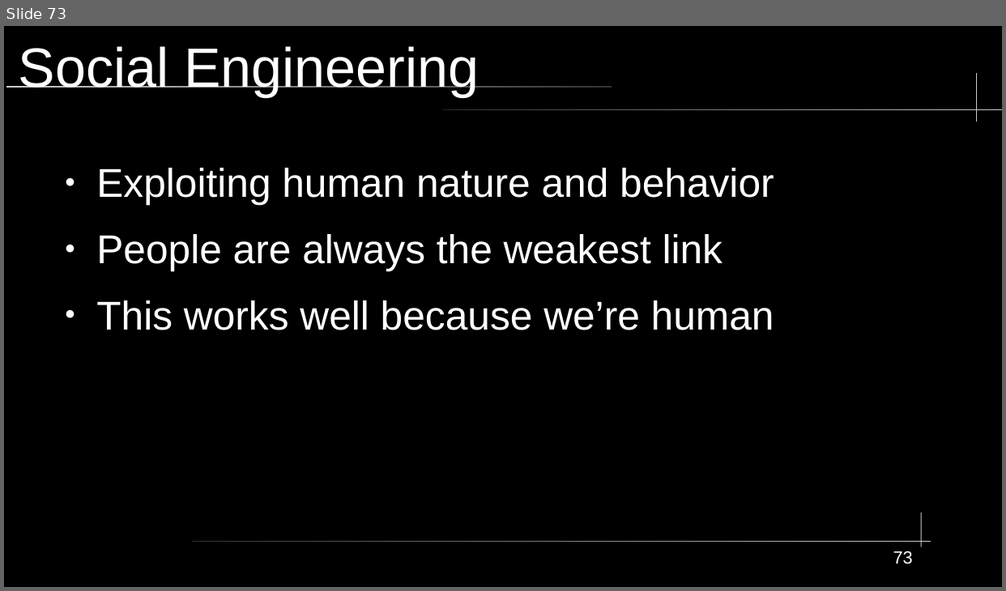
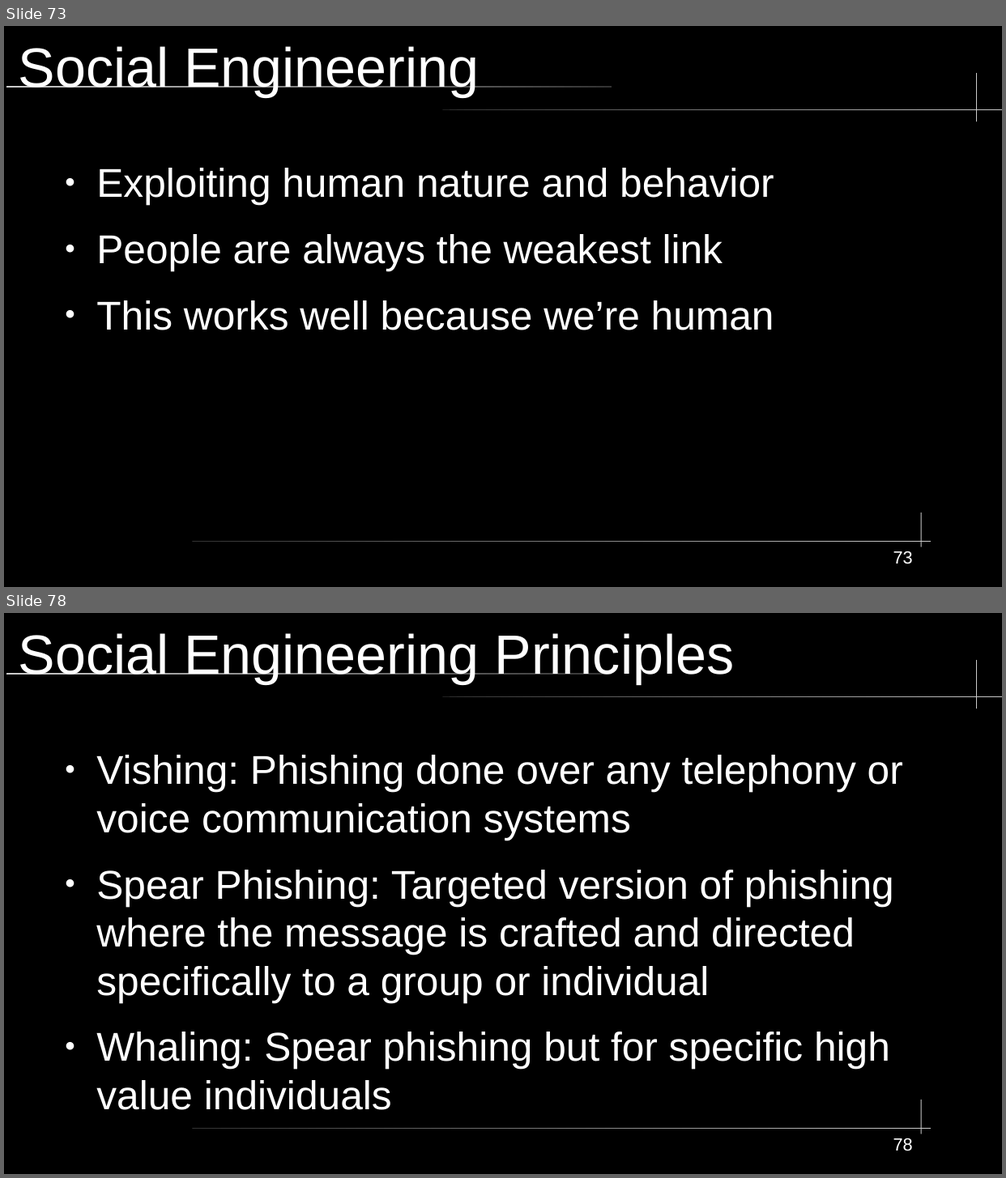
Before and after one commit to City-Colleges-of-Chicago-Cybersecurity/COMPSFI-214, a slide deck: 2026/Spring/powerpoints/Chapter-02-Personnel-Security-and-Risk-Management-Concepts.odp. Shown one above the other, each under a label of ours: slide 73 before the commit, slides 73 and 78 after it; the slides between them are not shown. The pictures are 1006x591 and 1006x1178 pixels, drawn with LibreOffice and Linux fonts; fonts in the diff are those of the drawing. Boxes give left, top, right and bottom in pixels: in the first picture for what was removed or moved away, otherwise in the second. Text is boxed around its words. In the diff, an @@ line names an element or a change of style, - is before the commit and + after.

```diff
--- a/2026/Spring/powerpoints/Chapter-02-Personnel-Security-and-Risk-Management-Concepts.odp
+++ b/2026/Spring/powerpoints/Chapter-02-Personnel-Security-and-Risk-Management-Concepts.odp
@@ slide 78 added at [4,613,1002,1174], background #000000; not listed: 5 template elements that a slide beside it also shows @@
@@ title added at [19,633,735,684], 44 pt, text #FFFFFF @@
+Social Engineering Principles
@@ text added at [96,755,903,1110], 32 pt, text #FFFFFF @@
+● Vishing: Phishing done over any telephony or voice communication systems
+● Spear Phishing: Targeted version of phishing where the message is crafted and directed specifically to a group or individual
+● Whaling: Spear phishing but for specific high value individuals
@@ page number added at [893,1139,913,1152], 14 pt, text #FFFFFF @@
+78
```
Also in this commit, not shown: 1 slide changed, 10 other slides added, 1 slide removed, 2 other files.
